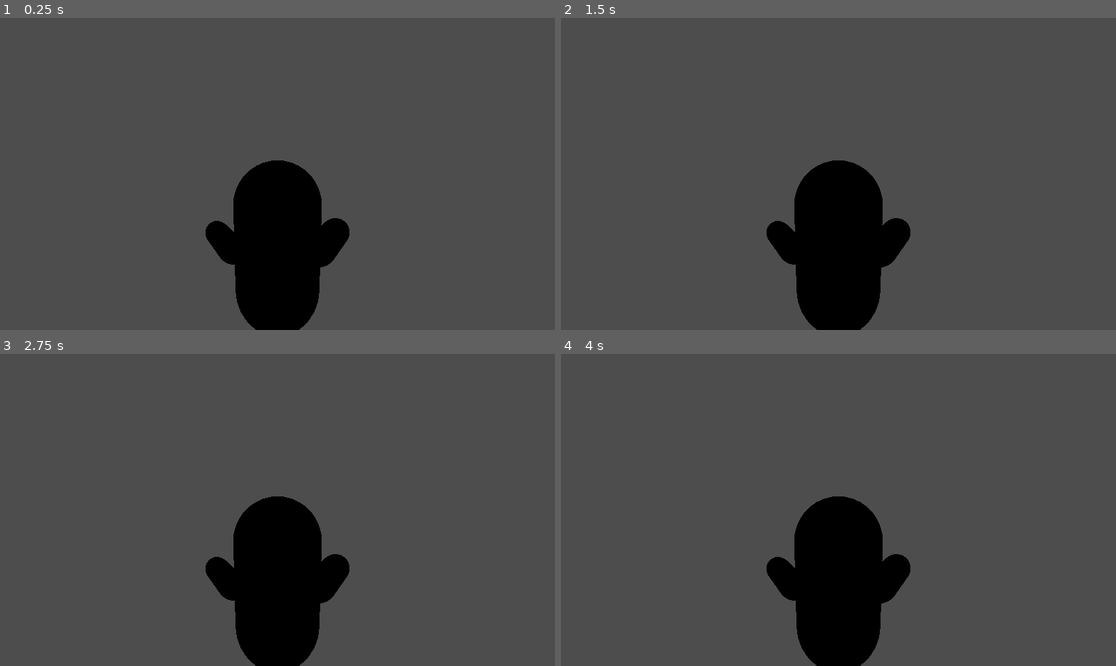
Above: before the commit, frames 1-4 (two rows, left to right).
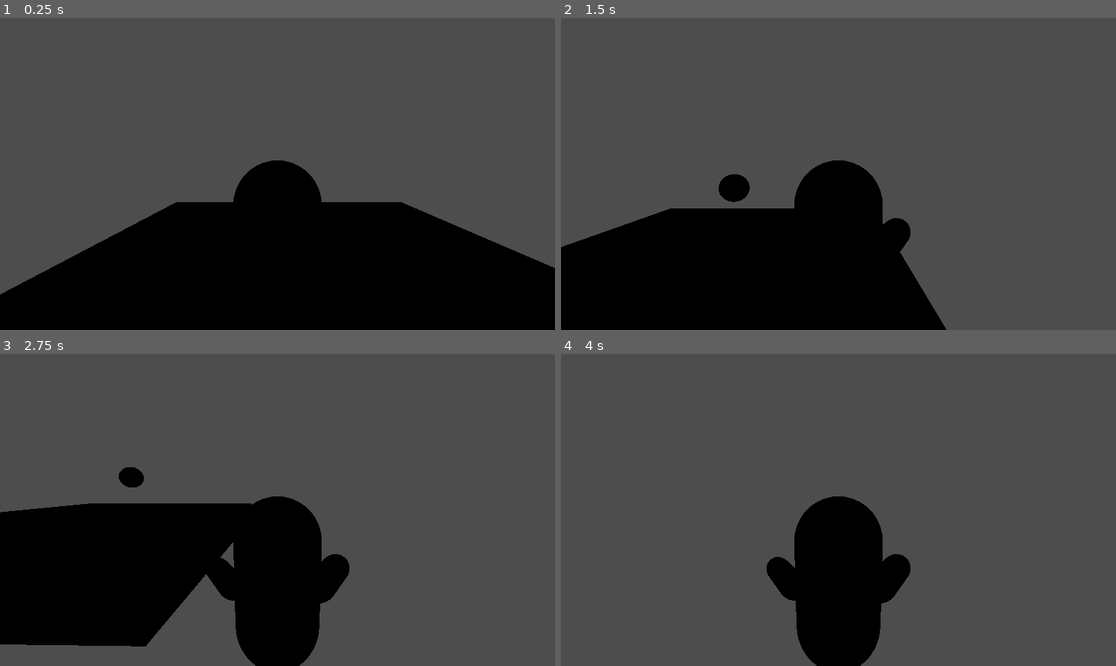
Above: after the commit, the same moments.

Repository: Rayvet24/Movimiento-3d-y-Grayboxing
Game: Godot game, scene res://Nivel.tscn
Two runs of this game, one before a commit and one after it. Both use one fixed random seed, a clock stepped at 60 frames per second and the inputs below. Before the commit the project starts from res://Personaje.tscn.
Inputs:
- Up to frame 1 (0.25 s): no input
- Up to frame 2 (1.5 s): hold D (Right) 0.53-1.28 s; tap Left (Rotate cam left) at 0.6 s; tap Space (Jump) at 0.77 s; hold S (Down) from 1.28 s (still down); tap Right (Rotate cam right) at 1.35 s
- Up to frame 3 (2.75 s): tap Space (Jump) at 1.52 s; release S (Down) at 2.03 s; hold D (Right) from 2.03 s (still down); tap Left (Rotate cam left) at 2.1 s
- Up to frame 4 (4 s): release D (Right) at 2.78 s; hold W (Up) 2.78-3.53 s; tap Right (Rotate cam right) at 2.85 s; tap Space (Jump) at 3.02, 3.77 s; hold A (Left) from 3.53 s (still down); tap Left (Rotate cam left) at 3.6 s

The runs differ from the first frame. In frame 1, 26% of the frame differs, in the area x 0-100%, y 59-100%; in frame 2, 17%; in frame 3, 17%; in frame 4, less than 0.1%.

Commit message:
escena básica

Diff:
--- /dev/null
+++ b/Nivel.tscn
@@ -0,0 +1,22 @@
+[gd_scene format=3 uid="uid://dp7xw72pgxgm8"]
+
+[ext_resource type="Texture2D" uid="uid://dobxy7ked8v8t" path="res://texture_09.png" id="1_xigpd"]
+[ext_resource type="PackedScene" uid="uid://bexfo4xpyxrlv" path="res://Personaje.tscn" id="2_8g3sk"]
+[ext_resource type="PackedScene" uid="uid://bglc27rrgj7xd" path="res://moneda.tscn" id="3_c4cy6"]
+
+[sub_resource type="StandardMaterial3D" id="StandardMaterial3D_8g3sk"]
+albedo_texture = ExtResource("1_xigpd")
+
+[node name="CSGCombiner3D" type="CSGCombiner3D" unique_id=931795257]
+use_collision = true
+
+[node name="CSGBox3D" type="CSGBox3D" parent="." unique_id=1479840125]
+transform = Transform3D(1, 0, 0, 0, 1, 0, 0, 0, 1, 0.5, 0, -1.5)
+size = Vector3(10, 1, 10)
+material = SubResource("StandardMaterial3D_8g3sk")
+
+[node name="CharacterBody3D" parent="." unique_id=637575195 instance=ExtResource("2_8g3sk")]
+transform = Transform3D(1, 0, 0, 0, 1, 0, 0, 0, 1, 0, 2, 0)
+
+[node name="Moneda" parent="." unique_id=1464151557 instance=ExtResource("3_c4cy6")]
+transform = Transform3D(1, 0, 0, 0, 1, 0, 0, 0, 1, 0, 2, -4)
--- a/project.godot
+++ b/project.godot
@@ -11,7 +11,7 @@
 [application]
 
 config/name="Movimiento 3D y Grayboxing"
-run/main_scene="uid://bexfo4xpyxrlv"
+run/main_scene="uid://dp7xw72pgxgm8"
 config/features=PackedStringArray("4.6", "Forward Plus")
 config/icon="res://icon.svg"
 
Binary file added: texture_02.png
Not shown, added: texture_02.png.import
Binary file added: texture_09.png
Not shown, added: texture_09.png.import
